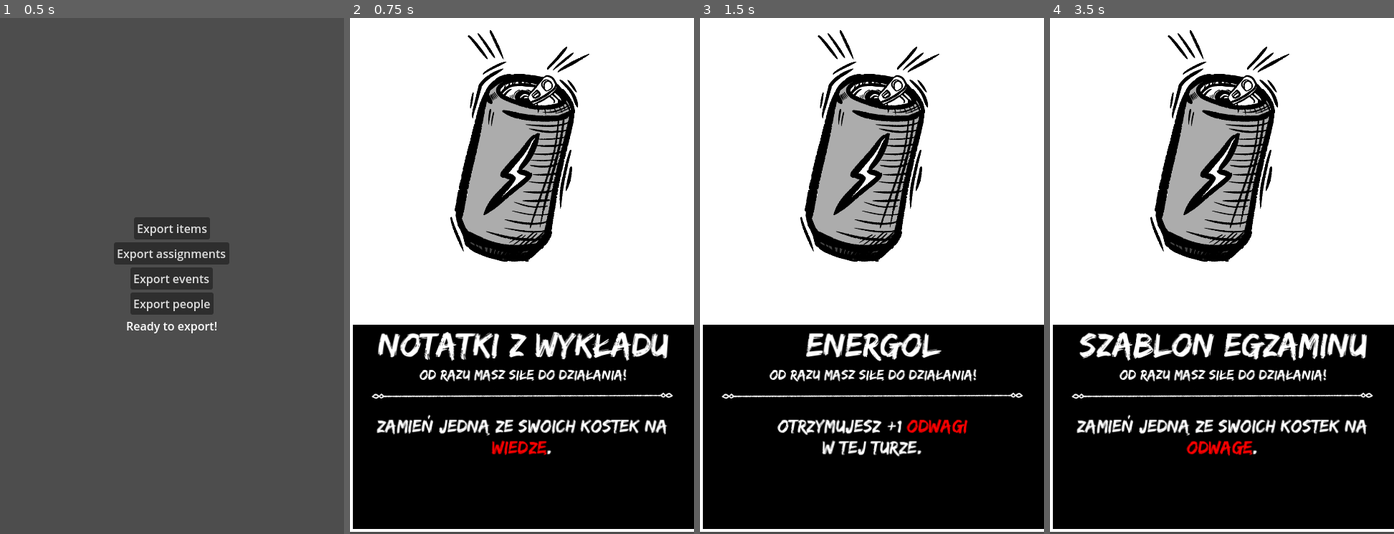
Above: before the commit, frames 1-4 (left to right).
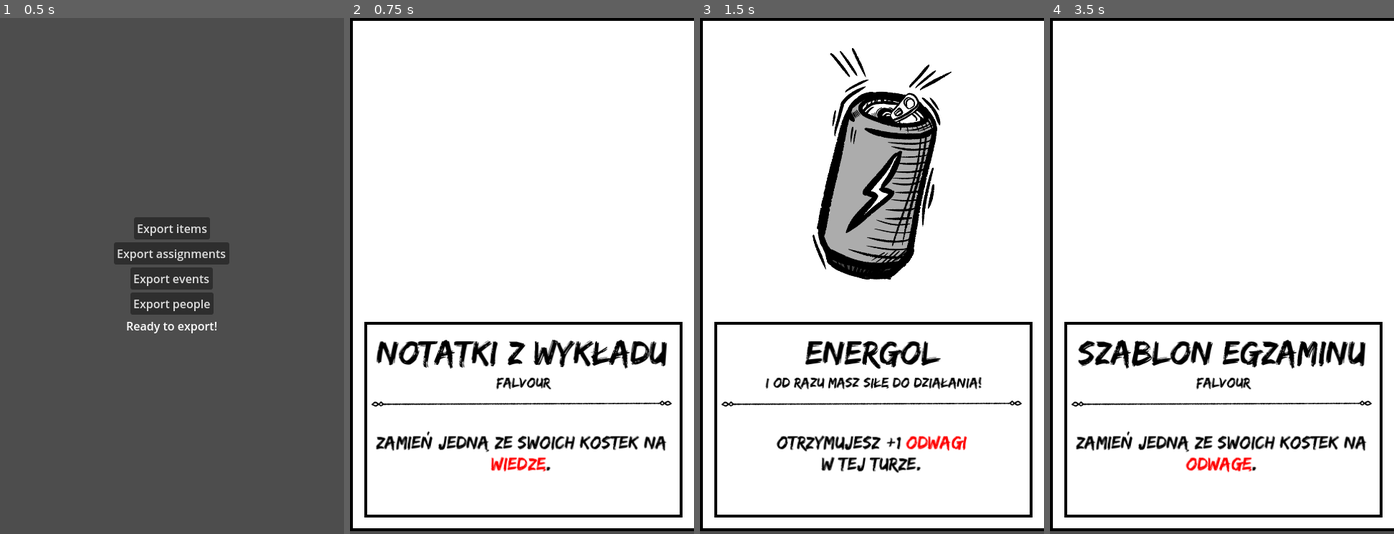
Above: after the commit, the same moments.

Repository: Kris0211/card_gen
Game: Godot game, scene res://Main.tscn
Same seed, same stepped clock (60 frames per second), same inputs: the game is played once before the commit and once after it.
Inputs:
- Up to frame 1 (0.5 s): no input
- Up to frame 2 (0.75 s): click "Export items" at 0.5 s
- Up to frame 3 (1.5 s): click "Export assignments" at 1.25 s
- Up to frame 4 (3.5 s): click "Export events" at 2 s; click "Export people" at 2.75 s

Frame 1 is identical in both runs. In frame 2, 48% of the frame differs, in the area x 0-100%, y 0-100%; in frame 3, 48%; in frame 4, 48%.

Commit message:
minor changes

Diff:
--- a/cards/assignments/DokumentacjaProjektu.tscn
+++ b/cards/assignments/DokumentacjaProjektu.tscn
@@ -3,25 +3,25 @@
 [ext_resource type="PackedScene" uid="uid://d4mlv7l1yrpco" path="res://logic/StatedCard.tscn" id="1_p0b0k"]
 
 [node name="StatedCard" instance=ExtResource("1_p0b0k")]
-first_stat_value = 12
-second_stat_value = 2
-third_stat_value = 4
 card_name = "Dokumentacja Projektu"
 card_text = "Na koniec tury każdy student traci [color=#FF0000]2 Psychy[/color]."
 
-[node name="Name" parent="." index="1"]
-theme_override_font_sizes/normal_font_size = 18
+[node name="Image" parent="." index="3"]
+texture = null
+
+[node name="Name" parent="." index="4"]
+offset_top = 435.0
+theme_override_font_sizes/normal_font_size = 33
 text = "[center]Dokumentacja Projektu[/center]"
 
-[node name="CardText" parent="." index="2"]
-text = "
-[center]Na koniec tury każdy student traci [color=#FF0000]2 Psychy[/color].[/center]"
+[node name="Flavour" parent="." index="5"]
+text = ""
+
+[node name="CardText" parent="." index="7"]
+text = "[center]Na koniec tury każdy student traci [color=#FF0000]2 Psychy[/color].[/center]"
 
 [node name="Value" parent="Stats/Stat1" index="1"]
 text = "[center]12[/center]"
 
-[node name="Value" parent="Stats/Stat2" index="1"]
-text = "[center]2[/center]"
-
 [node name="Value" parent="Stats/Stat3" index="1"]
 text = "[center]4[/center]"
--- a/cards/items/Energol.tscn
+++ b/cards/items/Energol.tscn
@@ -1,17 +1,30 @@
-[gd_scene load_steps=2 format=3 uid="uid://bdjhine4yr5qy"]
+[gd_scene load_steps=3 format=3 uid="uid://bdjhine4yr5qy"]
 
 [ext_resource type="PackedScene" uid="uid://b2nm0fw4a8i4t" path="res://logic/BasicCard.tscn" id="1_rps14"]
+[ext_resource type="Texture2D" uid="uid://cv0534jmsg67a" path="res://images/items/energol.png" id="2_uynbd"]
 
 [node name="BasicCard" instance=ExtResource("1_rps14")]
+card_icon = ExtResource("2_uynbd")
 card_name = "Energol"
+card_flavour = "I od razu masz siłę do działania!"
 card_text = "Otrzymujesz +1 [color=#FF0000]Odwagi[/color]
 w tej turze."
 amount = 5
 
-[node name="Name" parent="." index="1"]
+[node name="Image" parent="." index="2"]
+offset_left = 26.7735
+offset_top = 25.1018
+offset_right = 485.773
+offset_bottom = 452.102
+texture = ExtResource("2_uynbd")
+
+[node name="Name" parent="." index="3"]
 text = "[center]Energol[/center]"
 
-[node name="CardText" parent="." index="2"]
+[node name="Flavour" parent="." index="4"]
+text = "[center][i]I od razu masz siłę do działania![/i][/center]"
+
+[node name="CardText" parent="." index="6"]
 text = "
 [center]Otrzymujesz +1 [color=#FF0000]Odwagi[/color]
 w tej turze.[/center]"
--- a/logic/BasicCard.gd
+++ b/logic/BasicCard.gd
@@ -1,17 +1,23 @@
 @tool
 class_name BasicCard extends Control
 
+@export var card_icon: Texture
 @export var card_name: String
+@export var card_flavour: String
 @export_multiline var card_text: String
 @export var center_text: bool = true
 @export var amount: int = 1
 
 @onready var ref_card_name: RichTextLabel = $Name
 @onready var ref_card_text: RichTextLabel = $CardText
+@onready var ref_card_flavour: RichTextLabel = $Flavour
+@onready var ref_card_icon: TextureRect = $Image
 
 func _process(_delta) -> void:
 	ref_card_name.text = "[center]" + card_name + "[/center]"
+	ref_card_flavour.text = "[center][i]" + card_flavour + "[/i][/center]"
 	if center_text:
 		ref_card_text.text = "\n[center]" + card_text + "[/center]"
 	else:
 		ref_card_text.text = "[center]" + card_text + "[/center]"
+	ref_card_icon.texture = card_icon
--- a/logic/BasicCard.tscn
+++ b/logic/BasicCard.tscn
@@ -1,17 +1,24 @@
 [gd_scene load_steps=6 format=3 uid="uid://b2nm0fw4a8i4t"]
 
 [ext_resource type="Script" path="res://logic/BasicCard.gd" id="1_54w88"]
-[ext_resource type="Texture2D" uid="uid://cv0534jmsg67a" path="res://images/items/energol.png" id="2_defnf"]
 [ext_resource type="FontFile" uid="uid://j1cr6vj06n8t" path="res://EdoPL.ttf" id="3_0igph"]
 [ext_resource type="Texture2D" uid="uid://l8a7yea5p3kq" path="res://images/FancySeparator.bmp" id="4_ss5gb"]
 
-[sub_resource type="StyleBoxFlat" id="StyleBoxFlat_blt7g"]
-bg_color = Color(0, 0, 0, 1)
+[sub_resource type="StyleBoxFlat" id="StyleBoxFlat_ub400"]
+bg_color = Color(1, 1, 1, 1)
 border_width_left = 4
 border_width_top = 4
 border_width_right = 4
 border_width_bottom = 4
-border_color = Color(1, 1, 1, 1)
+border_color = Color(0, 0, 0, 1)
+
+[sub_resource type="StyleBoxFlat" id="StyleBoxFlat_ir5i8"]
+bg_color = Color(0.419608, 0, 0.0431373, 0)
+border_width_left = 4
+border_width_top = 4
+border_width_right = 4
+border_width_bottom = 4
+border_color = Color(0, 0, 0, 1)
 
 [node name="BasicCard" type="Control"]
 layout_mode = 3
@@ -22,94 +29,93 @@
 grow_vertical = 2
 scale = Vector2(1.00846, 0.995944)
 script = ExtResource("1_54w88")
-card_name = "Energol"
-card_text = "Kości kości kości
-Kości kości kości
-Kości kości kości
-Kości kości kości
-"
+card_name = "Nazwa"
+card_flavour = "Falvour"
+card_text = "Opis"
 
-[node name="ColorBackground" type="ColorRect" parent="."]
+[node name="ColorBackground" type="Panel" parent="."]
 layout_mode = 1
 anchors_preset = 15
 anchor_right = 1.0
 anchor_bottom = 1.0
-offset_bottom = -1.0
+offset_top = -3.06419e-05
+offset_bottom = -1.00006
 grow_horizontal = 2
 grow_vertical = 2
+theme_override_styles/panel = SubResource("StyleBoxFlat_ub400")
 
 [node name="PanelText" type="Panel" parent="."]
 layout_mode = 0
+offset_left = 20.0
 offset_top = 426.0
-offset_right = 480.0
-offset_bottom = 720.0
-theme_override_styles/panel = SubResource("StyleBoxFlat_blt7g")
+offset_right = 460.0
+offset_bottom = 700.0
+theme_override_styles/panel = SubResource("StyleBoxFlat_ir5i8")
 
 [node name="Image" type="TextureRect" parent="."]
 layout_mode = 0
 offset_left = 10.0
 offset_right = 469.0
 offset_bottom = 427.0
-texture = ExtResource("2_defnf")
 expand_mode = 1
 stretch_mode = 6
 
 [node name="Name" type="RichTextLabel" parent="."]
 layout_mode = 0
-offset_top = 430.0
-offset_right = 480.0
-offset_bottom = 483.0
-theme_override_colors/default_color = Color(1, 1, 1, 1)
+offset_left = -0.991611
+offset_top = 440.788
+offset_right = 479.008
+offset_bottom = 493.788
+theme_override_colors/default_color = Color(0, 0, 0, 1)
 theme_override_fonts/normal_font = ExtResource("3_0igph")
 theme_override_fonts/italics_font = ExtResource("3_0igph")
 theme_override_font_sizes/normal_font_size = 48
 bbcode_enabled = true
-text = "[center]Energol[/center]"
+text = "[center]Nazwa[/center]"
 scroll_active = false
 shortcut_keys_enabled = false
 
 [node name="Flavour" type="RichTextLabel" parent="."]
 layout_mode = 0
-offset_top = 487.0
-offset_right = 480.0
-offset_bottom = 511.0
-theme_override_colors/default_color = Color(1, 1, 1, 1)
+offset_left = -0.991611
+offset_top = 497.788
+offset_right = 479.008
+offset_bottom = 521.788
+scale = Vector2(1.00818, 1)
+theme_override_colors/default_color = Color(0, 0, 0, 1)
 theme_override_fonts/normal_font = ExtResource("3_0igph")
 theme_override_fonts/italics_font = ExtResource("3_0igph")
 theme_override_font_sizes/normal_font_size = 0
 theme_override_font_sizes/italics_font_size = 20
 bbcode_enabled = true
-text = "[center][i]Od razu masz siłę do działania![/i][/center]"
+text = "[center][i]Falvour[/i][/center]"
 scroll_active = false
 shortcut_keys_enabled = false
 
 [node name="Separator" type="TextureRect" parent="."]
+self_modulate = Color(0, 0, 0, 1)
 layout_mode = 0
-offset_left = 26.0
-offset_top = 515.0
-offset_right = 448.0
-offset_bottom = 549.0
+offset_left = 25.0084
+offset_top = 525.788
+offset_right = 447.008
+offset_bottom = 559.788
 texture = ExtResource("4_ss5gb")
 expand_mode = 1
 stretch_mode = 5
 
 [node name="CardText" type="RichTextLabel" parent="."]
 layout_mode = 0
-offset_left = 31.0
-offset_top = 526.0
-offset_right = 446.0
-offset_bottom = 716.0
-theme_override_colors/default_color = Color(1, 1, 1, 1)
+offset_left = 30.0
+offset_top = 549.0
+offset_right = 445.0
+offset_bottom = 690.0
+theme_override_colors/default_color = Color(0, 0, 0, 1)
 theme_override_fonts/normal_font = ExtResource("3_0igph")
 theme_override_fonts/italics_font = ExtResource("3_0igph")
 theme_override_font_sizes/normal_font_size = 26
 theme_override_font_sizes/italics_font_size = 12
 bbcode_enabled = true
 text = "
-[center]Kości kości kości
-Kości kości kości
-Kości kości kości
-Kości kości kości
-[/center]"
+[center]Opis[/center]"
 scroll_active = false
 shortcut_keys_enabled = false
--- a/logic/StudentCard.gd
+++ b/logic/StudentCard.gd
@@ -6,8 +6,12 @@
 
 @onready var psycha_value := $PanelPsycha/Psycha
 @onready var psycha_panel := $PanelPsycha
+@onready var text_panel := $PanelText
+@onready var background := $ColorBackground
 
 func _process(_delta):
 	super(_delta)
 	psycha_value.text = "[center]" + str(start_psycha_value) + "[/center]"
 	psycha_panel.self_modulate = student_color
+	text_panel.theme.bg_color = student_color
+#	background.self_modulate = student_color * Color.WHITE
--- a/logic/StudentCard.tscn
+++ b/logic/StudentCard.tscn
@@ -6,13 +6,13 @@
 [ext_resource type="FontFile" uid="uid://j1cr6vj06n8t" path="res://EdoPL.ttf" id="3_obtgp"]
 [ext_resource type="Texture2D" uid="uid://l8a7yea5p3kq" path="res://images/FancySeparator.bmp" id="4_vkpnv"]
 
-[sub_resource type="StyleBoxFlat" id="StyleBoxFlat_p3xl8"]
-bg_color = Color(0.917647, 0.917647, 0.917647, 1)
+[sub_resource type="StyleBoxFlat" id="StyleBoxFlat_lglvn"]
+bg_color = Color(1, 1, 1, 1)
 border_width_left = 4
 border_width_top = 4
 border_width_right = 4
 border_width_bottom = 4
-border_color = Color(0, 0, 0, 1)
+border_color = Color(1, 1, 1, 1)
 
 [sub_resource type="StyleBoxFlat" id="StyleBoxFlat_grhdc"]
 bg_color = Color(0.6, 0.6, 0.6, 0)
@@ -31,9 +31,11 @@
 grow_vertical = 2
 script = ExtResource("1_knpfu")
 start_psycha_value = "12"
-student_color = Color(1, 1, 1, 1)
+student_color = Color(0, 0.6, 0.843137, 1)
+card_icon = ExtResource("2_dqcpk")
 card_name = "Mądrala"
-card_text = "Jej kości posiadają ścianki, które liczą się jako dwie kości. "
+card_flavour = "Wykładowca i tak wie lepiej..."
+card_text = "Niektóre ścianki na kostkach liczą się podwójnie. Wtedy można odłożyć jedną taką kość jako parę."
 
 [node name="ColorBackground" type="ColorRect" parent="."]
 layout_mode = 1
@@ -43,14 +45,15 @@
 offset_bottom = -1.0
 grow_horizontal = 2
 grow_vertical = 2
-color = Color(0, 0, 0, 1)
 
 [node name="PanelText" type="Panel" parent="."]
+self_modulate = Color(0, 0.6, 0.843137, 1)
 layout_mode = 0
+offset_left = 20.0
 offset_top = 426.0
-offset_right = 480.0
-offset_bottom = 720.0
-theme_override_styles/panel = SubResource("StyleBoxFlat_p3xl8")
+offset_right = 460.0
+offset_bottom = 700.0
+theme_override_styles/panel = SubResource("StyleBoxFlat_lglvn")
 
 [node name="Image" type="TextureRect" parent="."]
 layout_mode = 0
@@ -62,11 +65,11 @@
 stretch_mode = 6
 
 [node name="PanelPsycha" type="ColorRect" parent="."]
+self_modulate = Color(0, 0.6, 0.843137, 1)
 layout_mode = 0
 offset_left = 349.0
 offset_right = 449.0
 offset_bottom = 161.0
-color = Color(0, 0.462745, 0.654902, 1)
 
 [node name="Panel" type="Panel" parent="PanelPsycha"]
 layout_mode = 0
@@ -89,6 +92,7 @@
 layout_mode = 0
 offset_right = 100.0
 offset_bottom = 70.0
+theme_override_colors/default_color = Color(1, 1, 1, 1)
 theme_override_fonts/normal_font = ExtResource("3_obtgp")
 theme_override_font_sizes/normal_font_size = 56
 bbcode_enabled = true
@@ -99,7 +103,7 @@
 offset_top = 430.0
 offset_right = 480.0
 offset_bottom = 483.0
-theme_override_colors/default_color = Color(0, 0, 0, 1)
+theme_override_colors/default_color = Color(1, 1, 1, 1)
 theme_override_fonts/normal_font = ExtResource("3_obtgp")
 theme_override_fonts/italics_font = ExtResource("3_obtgp")
 theme_override_font_sizes/normal_font_size = 48
@@ -113,23 +117,23 @@
 offset_top = 487.0
 offset_right = 480.0
 offset_bottom = 511.0
-theme_override_colors/default_color = Color(0.278431, 0.278431, 0.278431, 1)
+theme_override_colors/default_color = Color(1, 1, 1, 1)
 theme_override_fonts/normal_font = ExtResource("3_obtgp")
 theme_override_fonts/italics_font = ExtResource("3_obtgp")
 theme_override_font_sizes/normal_font_size = 0
 theme_override_font_sizes/italics_font_size = 20
 bbcode_enabled = true
-text = "[center][i]I tak wykładowca wie lepiej[/i][/center]"
+text = "[center][i]Wykładowca i tak wie lepiej...[/i][/center]"
 scroll_active = false
 shortcut_keys_enabled = false
 
 [node name="Separator" type="TextureRect" parent="."]
-self_modulate = Color(0, 0, 0, 1)
 layout_mode = 0
 offset_left = 26.0
 offset_top = 515.0
 offset_right = 448.0
 offset_bottom = 549.0
+scale = Vector2(1.01317, 1.01393)
 texture = ExtResource("4_vkpnv")
 expand_mode = 1
 stretch_mode = 5
@@ -140,13 +144,13 @@
 offset_top = 526.0
 offset_right = 446.0
 offset_bottom = 716.0
-theme_override_colors/default_color = Color(0, 0, 0, 1)
+theme_override_colors/default_color = Color(1, 1, 1, 1)
 theme_override_fonts/normal_font = ExtResource("3_obtgp")
 theme_override_fonts/italics_font = ExtResource("3_obtgp")
 theme_override_font_sizes/normal_font_size = 26
 theme_override_font_sizes/italics_font_size = 12
 bbcode_enabled = true
 text = "
-[center]Jej kości posiadają ścianki, które liczą się jako dwie kości. [/center]"
+[center]Niektóre ścianki na kostkach liczą się podwójnie. Wtedy można odłożyć jedną taką kość jako parę.[/center]"
 scroll_active = false
 shortcut_keys_enabled = false
Binary file changed: images/students/madrala.png
